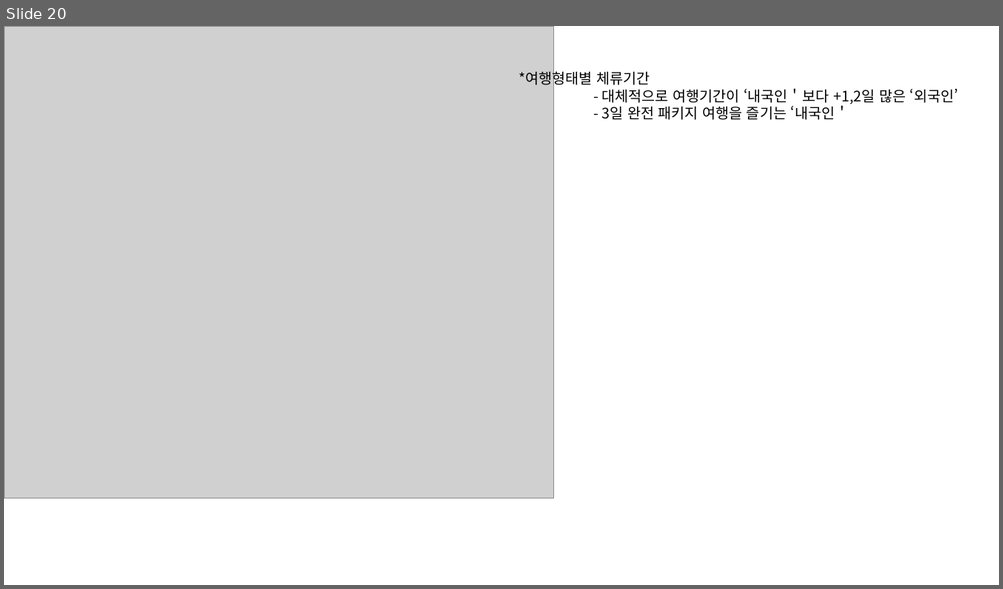
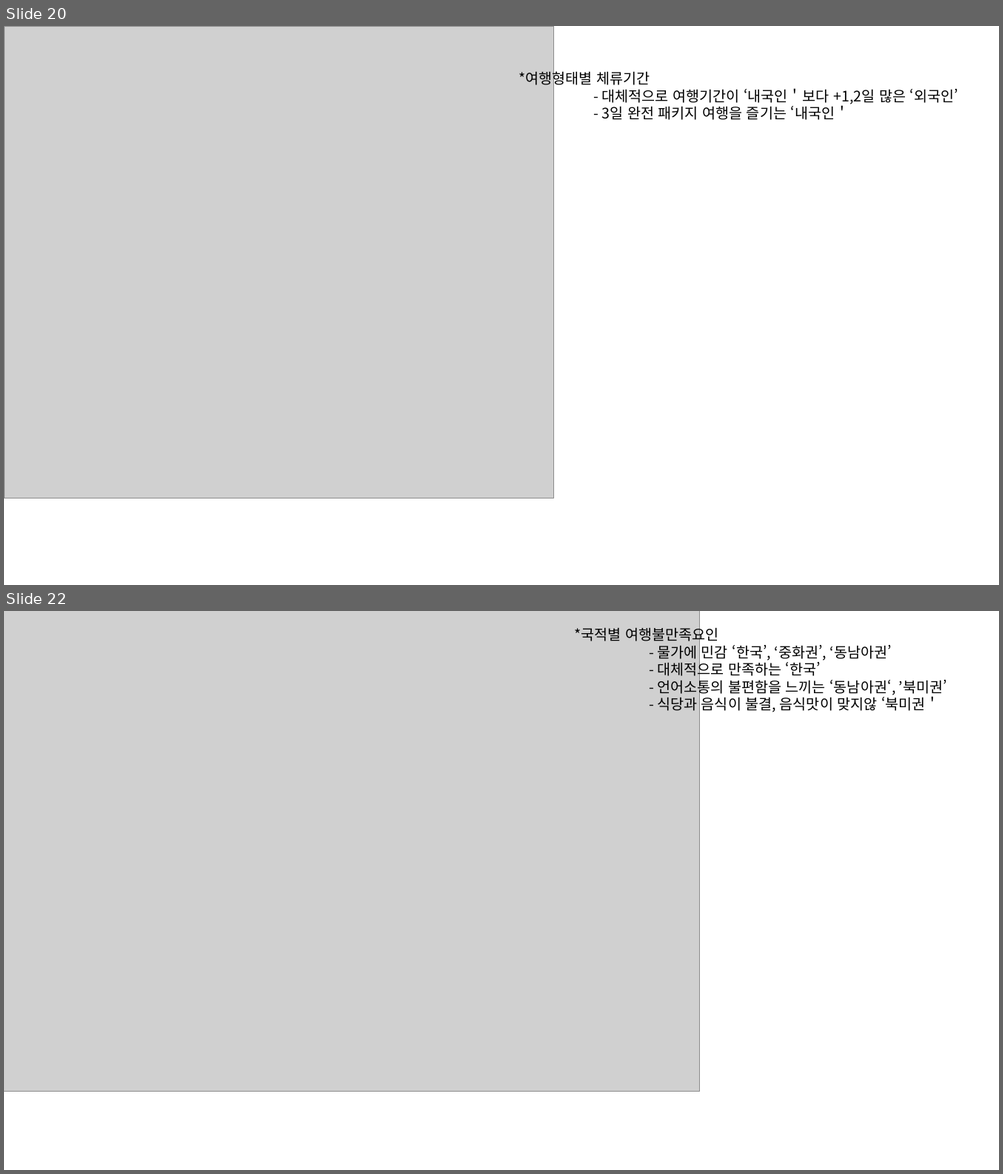
Before and after one commit to so-jeong0127/6-project, a slide deck: 김신혁/191215/r 그래프.pptx. Shown one above the other, each under a label of ours: slide 20 before the commit, slides 20 and 22 after it; the slides between them are not shown. The pictures are 1003x589 and 1003x1174 pixels, drawn with LibreOffice and Linux fonts; fonts in the diff are those of the drawing; grey boxes stand for pictures. Boxes give left, top, right and bottom in pixels: in the first picture for what was removed or moved away, otherwise in the second. Text is boxed around its words. In the diff, an @@ line names an element or a change of style, - is before the commit and + after.

```diff
--- a/김신혁/191215/r 그래프.pptx
+++ b/김신혁/191215/r 그래프.pptx
@@ slide 22 added at [4,611,999,1170], background #FFFFFF @@
@@ picture added at [4,611,700,1092] @@
@@ text added at [574,625,947,712], 14 pt, text #000000 @@
+*국적별 여행불만족요인
+- 물가에 민감 ‘한국’, ‘중화권’, ‘동남아권’
+- 대체적으로 만족하는 ‘한국’
+- 언어소통의 불편함을 느끼는 ‘동남아권‘, ’북미권’
+- 식당과 음식이 불결, 음식맛이 맞지않 ‘북미권＇
```
Also in this commit, not shown: 1 slide changed, 6 other slides added, 30 other files.
